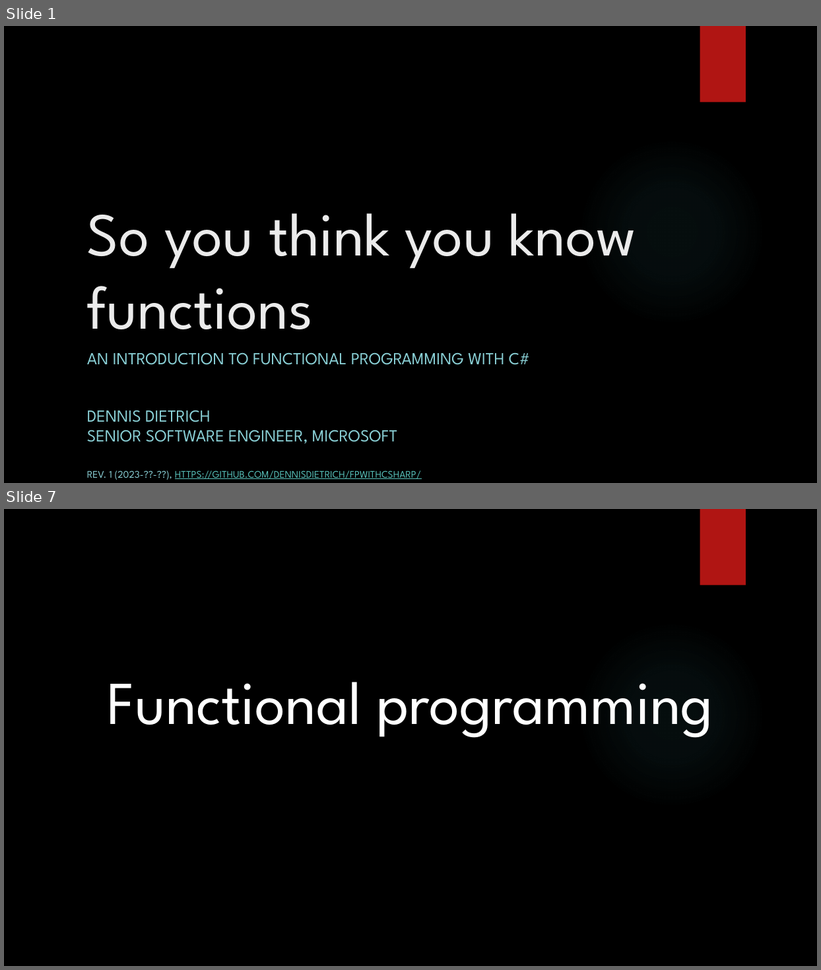
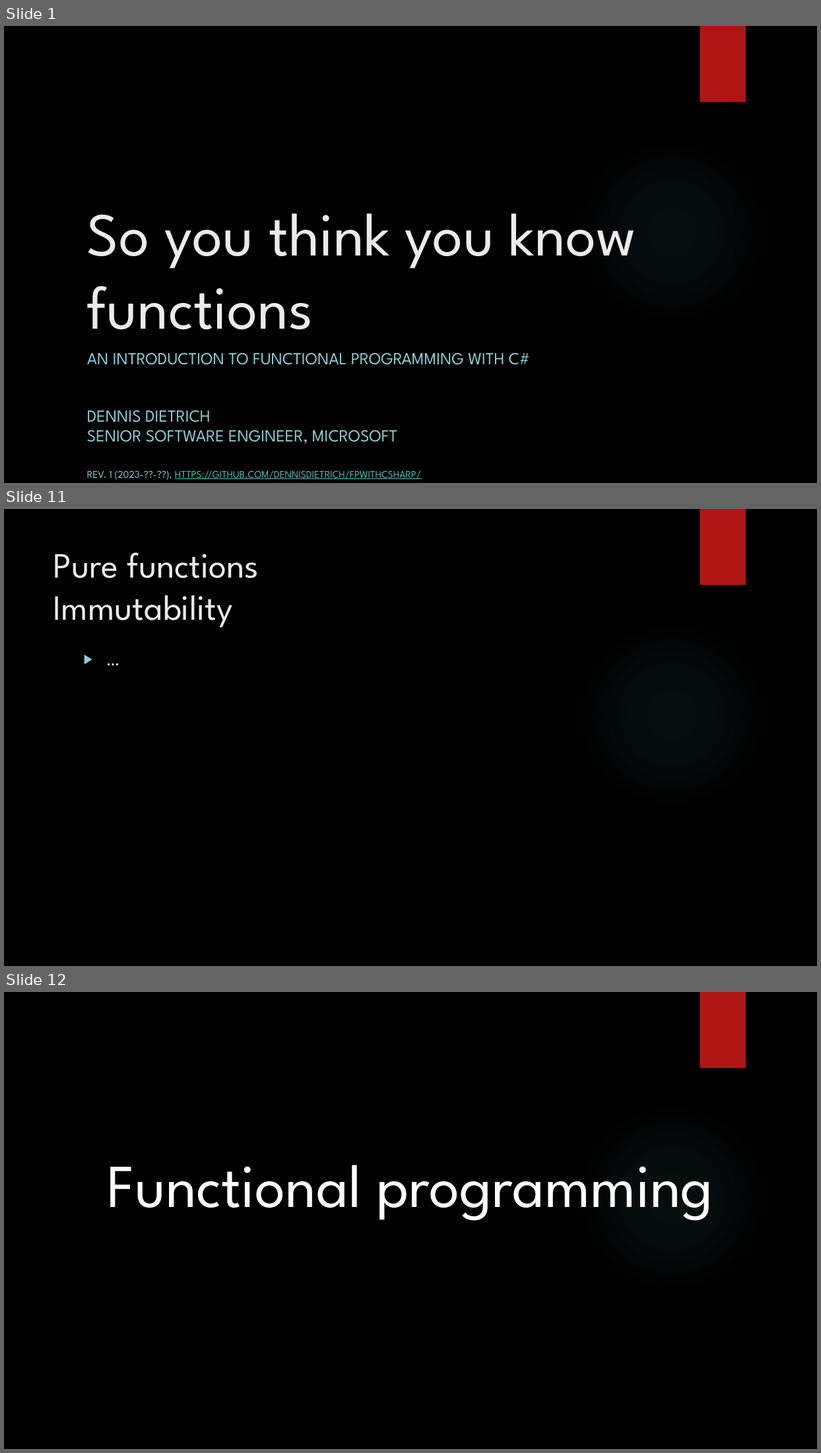
Before and after one commit to dennisdietrich/FpWithCSharp, a slide deck: doc/Introduction to FP with C#.pptx. Shown one above the other, each under a label of ours: slides 1 and 7 before the commit, slides 1, 11 and 12 after it; the slides between them are not shown. The pictures are 821x970 and 821x1453 pixels, drawn with LibreOffice and Linux fonts; fonts in the diff are those of the drawing; background and template pictures are left out. Boxes give left, top, right and bottom in pixels: in the first picture for what was removed or moved away, otherwise in the second. Text is boxed around its words. In the diff, an @@ line names an element or a change of style, - is before the commit and + after.

Commit message:
Added a few (halfbaked) slides about functions

```diff
--- a/doc/Introduction to FP with C#.pptx
+++ b/doc/Introduction to FP with C#.pptx
@@ slide 11 added at (4, 509, 817, 966), background picture (left out); not listed: 2 template elements that a slide beside it also shows @@
@@ title added at (54, 553, 259, 628), 42 pt, text #EBEBEB @@
+Pure functions
+Immutability
@@ text added at (78, 646, 675, 926), 20 pt, text #FFFFFF @@
+▶ …
@@ what was slide 7 is now slide 12 @@
```
Also in this commit, not shown: 5 slides changed, 4 other slides added.
